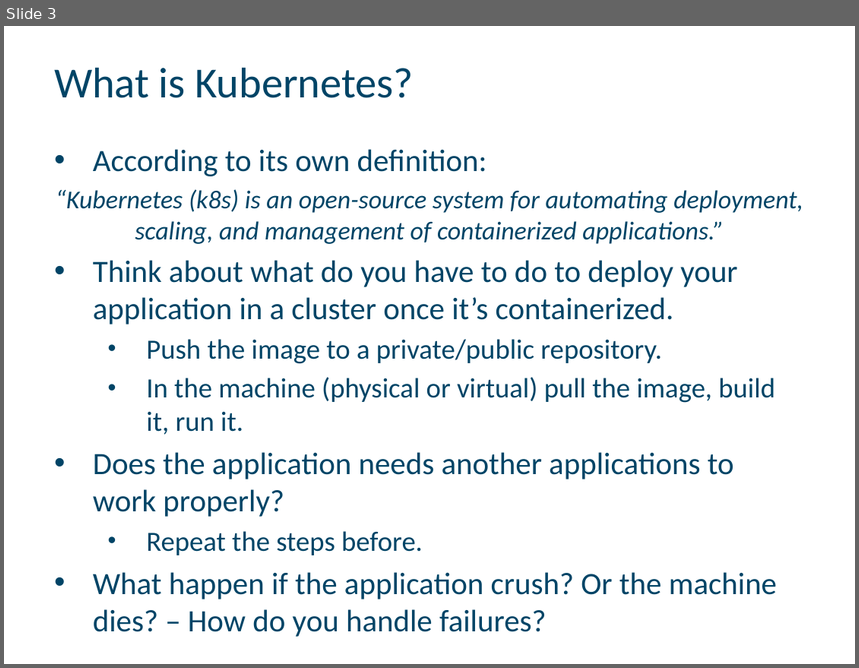
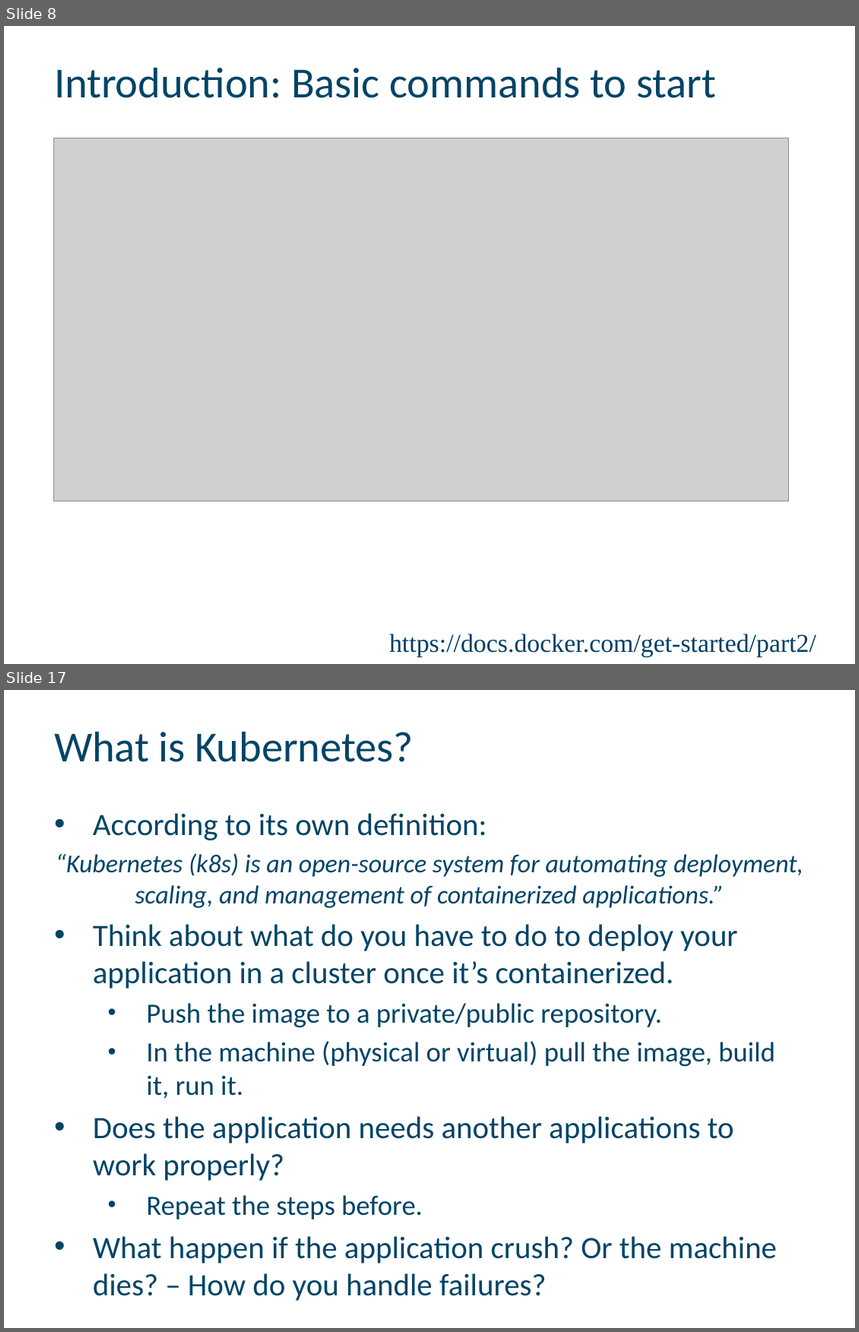
Before and after one commit to paolasoto88/dist-compt-lab-kubernetes, a slide deck: k8s-distcomp-lab.pptx. Shown one above the other, each under a label of ours: slide 3 before the commit, slides 8 and 17 after it; the slides between them are not shown. The pictures are 859x668 and 859x1332 pixels, drawn with LibreOffice and Linux fonts; fonts in the diff are those of the drawing; grey boxes stand for pictures. Boxes give left, top, right and bottom in pixels: in the first picture for what was removed or moved away, otherwise in the second. Text is boxed around its words. In the diff, an @@ line names an element or a change of style, - is before the commit and + after.

```diff
--- a/k8s-distcomp-lab.pptx
+++ b/k8s-distcomp-lab.pptx
@@ slide 8 added at <box>4,26,855,664</box>, background #FFFFFF @@
@@ title added at <box>54,67,716,98</box>, 40 pt, text #004466 @@
+Introduction: Basic commands to start
@@ picture added at <box>53,138,789,502</box> @@
@@ text added at <box>389,634,816,658</box>, 24 pt, text #003E65 @@
+https://docs.docker.com/get-started/part2/
@@ text added at <box>501,640,762,655</box>, 13 pt, text #FFFFFF @@
+* https://kubernetes.io/docs/tasks/tools/install-minikube/
@@ what was slide 3 is now slide 17 @@
```
Also in this commit, not shown: 2 slides changed, 13 other slides added.
